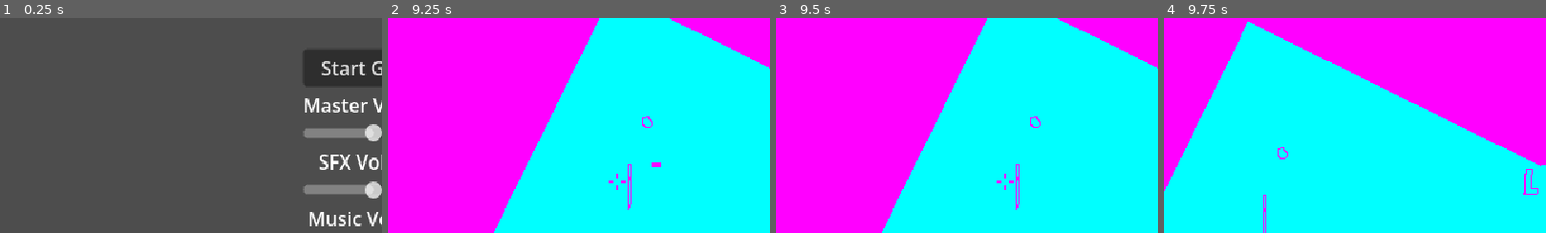
Above: before the commit, frames 1-4 (left to right).
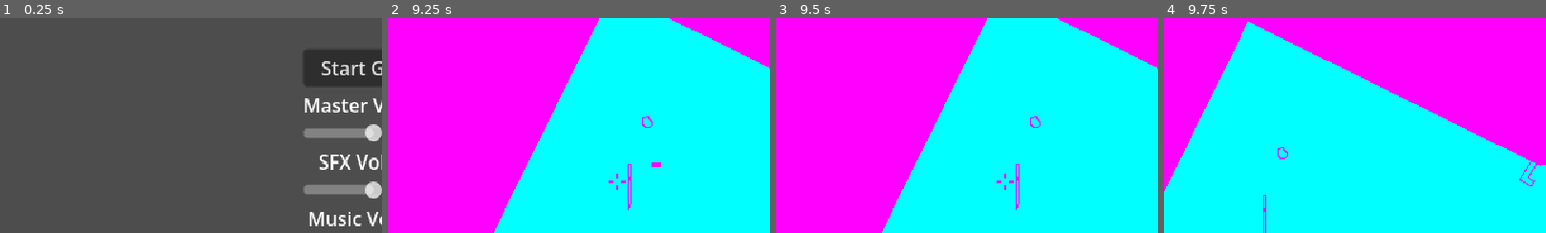
Above: after the commit, the same moments.

Repository: Sodaro/Closed-and-Quartered
Game: Godot game, scene res://main.tscn
Two runs of this game, one before a commit and one after it. Both use one fixed random seed, a clock stepped at 60 frames per second and the inputs below. Sound files missing from this copy of the repository are replaced by a short silence.
Inputs (mouse positions are % of the whole screen's width and height, from its top left):
- Up to frame 1 (0.25 s): no input
- Up to frame 2 (9.25 s): click "Start Game" at 0.5 s; click "Start Game" at 1.25 s; move the mouse to (72, 45) at 2.02 s; press the mouse at (72, 45) at 2.03 s; hold D (right) 2.03-2.78 s; move the mouse to (30, 55) at 2.77 s; release the mouse at (30, 55) at 2.78 s; hold S (down) 2.78-3.53 s; tap E (interact) at 2.85, 5.85, 8.85 s; click (30, 55) at 3.05 s; tap Enter at 3.5, 5.75 s; move the mouse to (60, 28) at 3.52 s; press the mouse at (60, 28) at 3.53 s; hold D (right) 3.53-4.28 s; right-click (60, 28) at 3.6 s; tap Space at 4.25, 6.5 s; move the mouse to (45, 70) at 4.27 s; release the mouse at (45, 70) at 4.28 s; hold W (up) 4.28-5.03 s; click (45, 70) at 4.35 s; move the mouse to (80, 65) at 5.02 s; press the mouse at (80, 65) at 5.03 s; hold A (left) 5.03-6.53 s; move the mouse to (20, 35) at 5.77 s; release the mouse at (20, 35) at 5.78 s; click (20, 35) at 6.05 s; move the mouse to (55, 50) at 6.52 s; press the mouse at (55, 50) at 6.53 s; hold S (down) 6.53-7.28 s; right-click (55, 50) at 6.6 s; move the mouse to (35, 25) at 7.27 s; release the mouse at (35, 25) at 7.28 s; hold D (right) 7.28-8.03 s; click (35, 25) at 7.35 s; move the mouse to (72, 45) at 8.02 s; press the mouse at (72, 45) at 8.03 s; hold W (up) 8.03-8.78 s; move the mouse to (30, 55) at 8.77 s; release the mouse at (30, 55) at 8.78 s; hold D (right) from 8.78 s (still down); click (30, 55) at 9.05 s
- Up to frame 3 (9.5 s): keep holding D (right)
- Up to frame 4 (9.75 s): tap Enter at 9.5 s; move the mouse to (60, 28) at 9.52 s; release D (right) at 9.53 s; press the mouse at (60, 28) at 9.53 s; hold S (down) from 9.53 s (still down); right-click (60, 28) at 9.6 s
The pictures show only the part of the screen within x 1-51%, y 19-69%; the shares and areas given below are measured in that part.

Frames 1-3 are identical in both runs. In frame 4, 0.2% of the frame differs, in the area x 93-98%, y 66-83%.
Error before the commit: Invalid access to property or key 'global_positionsa' on a base object of type 'Node2D'. (res://weapons/weapon_base.gd:72)

Commit message:
more bug fixes, reenabled player health

Diff:
--- /dev/null
+++ b/components/player_detection_component.gd
@@ -0,0 +1,46 @@
+extends ComponentBase
+class_name PlayerDetectionComponent
+
+@export var max_angle: float = 75
+@export var sight_detection_range: float = 400
+@export var proximity_detection_range: float = 64
+var sight_range_squared: float
+var proximity_range_squared: float
+var time_spotted_player: float
+
+var has_detected_player: bool
+func _ready() -> void:
+	super._ready()
+	proximity_range_squared = proximity_detection_range * proximity_detection_range
+	sight_range_squared = sight_detection_range * sight_detection_range
+
+func _can_see_player() -> bool:
+	var player_pos: Vector2 = Helpers.PLAYER.global_position
+	var to_player: Vector2 = player_pos - global_position
+	if to_player.length_squared() > sight_range_squared:
+		return false
+	var angle_to_player: float = rad_to_deg(global_transform.x.angle_to(to_player))
+	if angle_to_player > max_angle || angle_to_player < -max_angle:
+		return false
+
+	var space_state = get_world_2d().direct_space_state
+	var query = PhysicsRayQueryParameters2D.create(global_position, player_pos)
+	query.collision_mask = 1
+	var result = space_state.intersect_ray(query)
+	if !result:
+		return false
+
+	return result.collider is PlayerCharacter
+
+func _can_hear_player() -> bool:
+	var player_pos: Vector2 = Helpers.PLAYER.global_position
+	var to_player: Vector2 = player_pos - global_position
+	if to_player.length_squared() > proximity_range_squared:
+		return false
+	return true
+
+func _physics_process(_delta: float) -> void:
+	var had_detected_player: bool = has_detected_player
+	has_detected_player = _can_see_player() || _can_hear_player()
+	if has_detected_player && !had_detected_player:
+		time_spotted_player = Helpers.get_time_seconds()
--- /dev/null
+++ b/enemies/samurai.gd
@@ -0,0 +1,30 @@
+extends CharacterBody2D
+
+@export var movement_speed: float = 100.0
+
+func _ready() -> void:
+	$NavigationAgent2D.velocity_computed.connect(Callable(_on_velocity_computed))
+
+func set_movement_target(movement_target: Vector2):
+		$NavigationAgent2D.set_target_position(movement_target)
+
+func _physics_process(delta):
+	# Do not query when the map has never synchronized and is empty.
+	if NavigationServer2D.map_get_iteration_id(	$NavigationAgent2D.get_navigation_map()) == 0:
+		return
+	if 	$NavigationAgent2D.is_navigation_finished():
+		return
+
+	var next_path_position: Vector2 = 	$NavigationAgent2D.get_next_path_position()
+	var new_velocity: Vector2 = global_position.direction_to(next_path_position) * movement_speed
+	if 	$NavigationAgent2D.avoidance_enabled:
+			$NavigationAgent2D.set_velocity(new_velocity)
+	else:
+		_on_velocity_computed(new_velocity)
+
+func _on_velocity_computed(safe_velocity: Vector2):
+	velocity = safe_velocity
+	move_and_slide()
+
+
+func _process(delta: float) -> void:
--- /dev/null
+++ b/enemies/samurai.tscn
@@ -0,0 +1,9 @@
+[gd_scene format=3 uid="uid://dg8th1i7f0onr"]
+
+[ext_resource type="Script" uid="uid://dh05vsucoejlp" path="res://enemies/samurai.gd" id="1_lpop3"]
+
+[node name="Samurai" type="CharacterBody2D" unique_id=1524805275]
+script = ExtResource("1_lpop3")
+movement_speed = null
+
+[node name="NavigationAgent2D" type="NavigationAgent2D" parent="." unique_id=32237466]
--- a/enemies/sentry.gd
+++ b/enemies/sentry.gd
@@ -1,14 +1,6 @@
 extends CharacterBody2D
 class_name Sentry
 @export var weapon: RangedWeapon
-
-var _shoot_range: float = 400.0
-var _max_angle: float = 75
-
-var _range_squared: float
-
-var _can_see_player: bool
-var _time_spotted_player: float
 
 var _reaction_time: float = 0.5
 var _rotation_speed: float = 90
@@ -18,16 +10,21 @@
 
 var _health_component: HealthComponent
 var _hit_response_component: HitResponseComponent
+var _detection_component: PlayerDetectionComponent
 
 func _ready() -> void:
 	_health_component = HealthComponent.new()
+	_health_component.health_depleted.connect(_handle_health_depleted)
 	add_child(_health_component)
-	_health_component.health_depleted.connect(_handle_health_depleted)
+
 	_hit_response_component = HitResponseComponent.new()
 	add_child(_hit_response_component)
+
+	_detection_component = PlayerDetectionComponent.new()
+	add_child(_detection_component)
+
 	_hit_response_component.hit_event.connect(_handle_hit)
 	weapon.pick_up_weapon(self, $FrontAttach, $LeftAttach, $RightAttach)
-	_range_squared = _shoot_range * _shoot_range
 
 func _handle_hit(hit_position: Vector2, direction: Vector2, damage: float) -> void:
 	_health_component.damage_health(damage)
@@ -36,30 +33,8 @@
 	weapon.drop_weapon()
 	queue_free()
 
-func _physics_process(_delta: float) -> void:
-	var player_pos: Vector2 = Helpers.PLAYER.global_position
-	var to_player: Vector2 = player_pos - global_position
-	if to_player.length_squared() > _range_squared:
-		_can_see_player = false
-		return
-
-	var angle_to_player: float = rad_to_deg(transform.x.angle_to(to_player))
-	if angle_to_player > _max_angle || angle_to_player < -_max_angle:
-		_can_see_player = false
-		return
-
-	var space_state = get_world_2d().direct_space_state
-	var query = PhysicsRayQueryParameters2D.create(global_position, player_pos)
-	query.collision_mask = 1
-	var result = space_state.intersect_ray(query)
-	if result:
-		var could_see_player: bool = _can_see_player
-		_can_see_player = result.collider is PlayerCharacter
-		if _can_see_player && !could_see_player:
-			_time_spotted_player = Helpers.get_time_seconds()
-
 func _process(delta: float) -> void:
-	if !_can_see_player || Helpers.get_time_since(_time_spotted_player) < _reaction_time:
+	if !_detection_component.has_detected_player || Helpers.get_time_since(_detection_component.time_spotted_player) < _reaction_time:
 		return
 
 	var player_pos: Vector2 = Helpers.PLAYER.global_position
--- a/player/player.gd
+++ b/player/player.gd
@@ -16,7 +16,7 @@
 
 func _ready() -> void:
 	look_dir = Vector2.RIGHT
-	#$HitResponseComponent.hit_event.connect(_handle_hit)
+	$HitResponseComponent.hit_event.connect(_handle_hit)
 	$HealthComponent.health_depleted.connect(_handle_health_depleted)
 
 func _handle_hit(hit_position: Vector2, direction: Vector2, damage: float):
@@ -53,9 +53,6 @@
 			weapon.drop_weapon()
 		weapon = new_weapon
 		weapon.pick_up_weapon(self, $FrontAttach, $LeftAttach, $RightAttach)
-
-		weapon.position = Vector2.ZERO
-		weapon.rotation = 0
 
 	var collectible: LevelCollectible = closest_pickup.get_parent() as LevelCollectible
 	if collectible != null:
--- a/weapons/melee_weapon.gd
+++ b/weapons/melee_weapon.gd
@@ -5,8 +5,20 @@
 @export var swing_effect_scene: PackedScene
 
 var swing_direction: Vector2
+var default_flip_h: bool
+var default_flip_v: bool
+
+func _ready() -> void:
+	default_flip_h = $Sprite2D.flip_h
+	default_flip_v = $Sprite2D.flip_v
 # add swing effect
 # check for hits in front and inside of radius
+
+func pick_up_weapon(new_owner: Node, front: Node, left: Node, right: Node) -> void:
+	super.pick_up_weapon(new_owner, front, left, right)
+	$Sprite2D.flip_h = default_flip_h
+	$Sprite2D.flip_v = default_flip_v
+
 
 func _process(delta: float) -> void:
 	if Helpers.get_time_since(last_time_used) < 0.2:
@@ -14,7 +26,7 @@
 	super._process(delta)
 
 func _handle_swing() -> void:
-	var forward: Vector2 = weapon_owner.transform.x
+	var forward: Vector2 = weapon_owner.global_transform.x
 	var hit_origin: Vector2 = weapon_owner.global_position
 	var responses: Array = ComponentManager.get_all_components_of_type(HitResponseComponent)
 	var sq_hit_radius: float = hit_radius * hit_radius
@@ -35,7 +47,7 @@
 
 func use_weapon() -> void:
 	super.use_weapon()
-	swing_direction = weapon_owner.transform.x
+	swing_direction = weapon_owner.global_transform.x
 	var effect_instance = swing_effect_scene.instantiate()
 	var hit_origin: Vector2 = weapon_owner.global_position
 	effect_instance.global_position = hit_origin + swing_direction * hit_radius * 0.5
@@ -46,9 +58,12 @@
 
 	if (current_attach == right_attach):
 		current_attach = left_attach
-		reparent(current_attach, false)
+		reparent(current_attach, true)
 		$Sprite2D.flip_h = true if equip_slot == WeaponEquipSlot.RIGHT else false
 	elif (current_attach == left_attach):
 		current_attach = right_attach
-		reparent(current_attach, false)
+		reparent(current_attach, true)
 		$Sprite2D.flip_h = true if equip_slot == WeaponEquipSlot.LEFT else false
+
+	position = Vector2.ZERO
+	rotation = 0
--- a/weapons/shotgun/shotgun.gd
+++ b/weapons/shotgun/shotgun.gd
@@ -1,7 +1,7 @@
 extends RangedWeapon
 class_name Shotgun
 
-var num_pellets: int = 32
+var num_pellets: int = 12
 
 func use_weapon():
 	super.use_weapon()
--- a/weapons/weapon_base.gd
+++ b/weapons/weapon_base.gd
@@ -57,6 +57,8 @@
 		WeaponEquipSlot.LEFT:
 			current_attach = left
 	reparent(current_attach)
+	position = Vector2.ZERO
+	rotation = 0
 
 func use_weapon() -> void:
 	AudioOneShot.play_sound(use_sound, global_position, Helpers.LEVEL_ROOT_NODE)
@@ -69,7 +71,7 @@
 
 func drop_weapon() -> void:
 	reparent(Helpers.LEVEL_ROOT_NODE)
-	global_position = front_attach.global_positionsa
+	global_position = front_attach.global_position
 	collision_layer = initial_layer
 	previous_owner = weapon_owner
 	weapon_owner = null
@@ -88,7 +90,7 @@
 	if result:
 		var collider: Object = result.get_collider()
 		var response = ComponentManager.get_component(collider, HitResponseComponent)
-		if (-result.get_normal()).dot(velocity.normalized()) < 0.5:
+		if (-result.get_normal()).dot(velocity.normalized()) < 0.25:
 			return
 		if response:
 			if velocity.length() > 100:
@@ -97,10 +99,10 @@
 				HitResponseComponent.HitSurfaceType.Absorb:
 					pass
 				HitResponseComponent.HitSurfaceType.Reflective:
-					velocity = velocity.bounce(result.get_normal())
-					transform.x = transform.x.bounce(result.get_normal()).normalized()
-					transform.y	= transform.x.orthogonal()
-					return
+					pass
+					#velocity = velocity.bounce(result.get_normal())
+					#global_rotation = velocity.angle()
+					#return
 				HitResponseComponent.HitSurfaceType.Fragile:
 					return
 		velocity = Vector2.ZERO
Not shown, added: components/player_detection_component.gd.uid
Not shown, added: enemies/samurai.gd.uid
